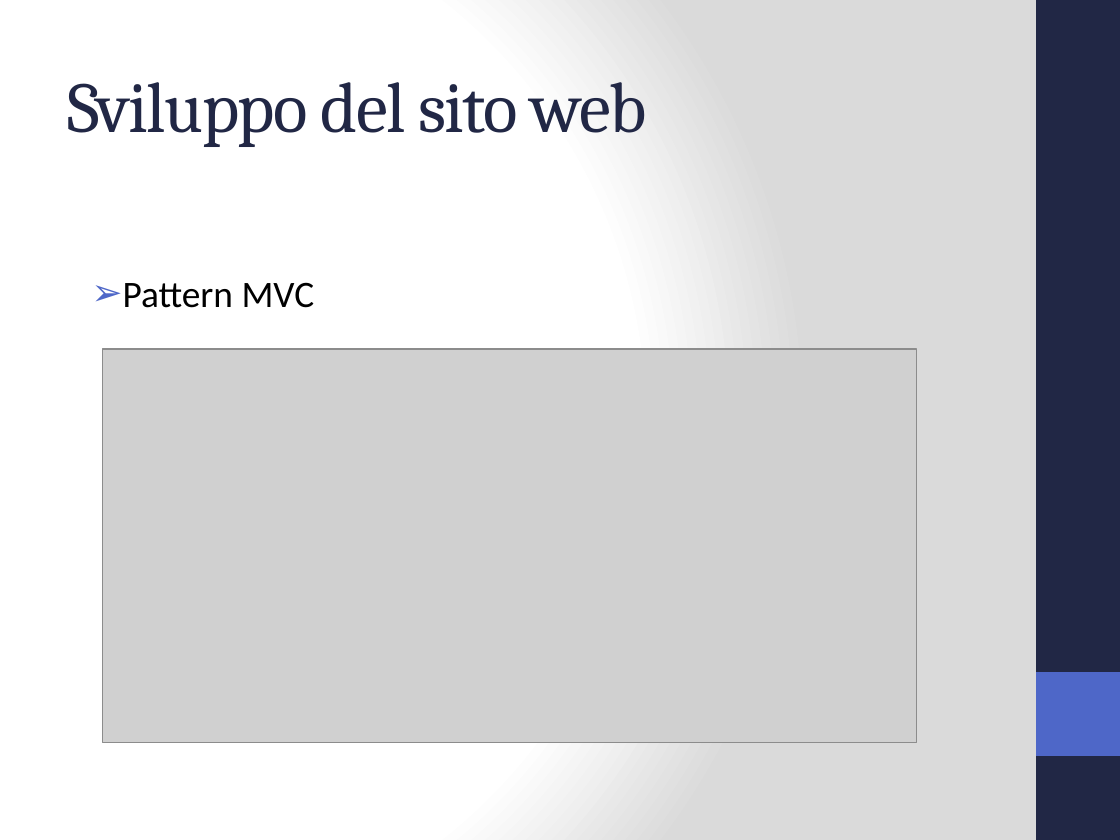
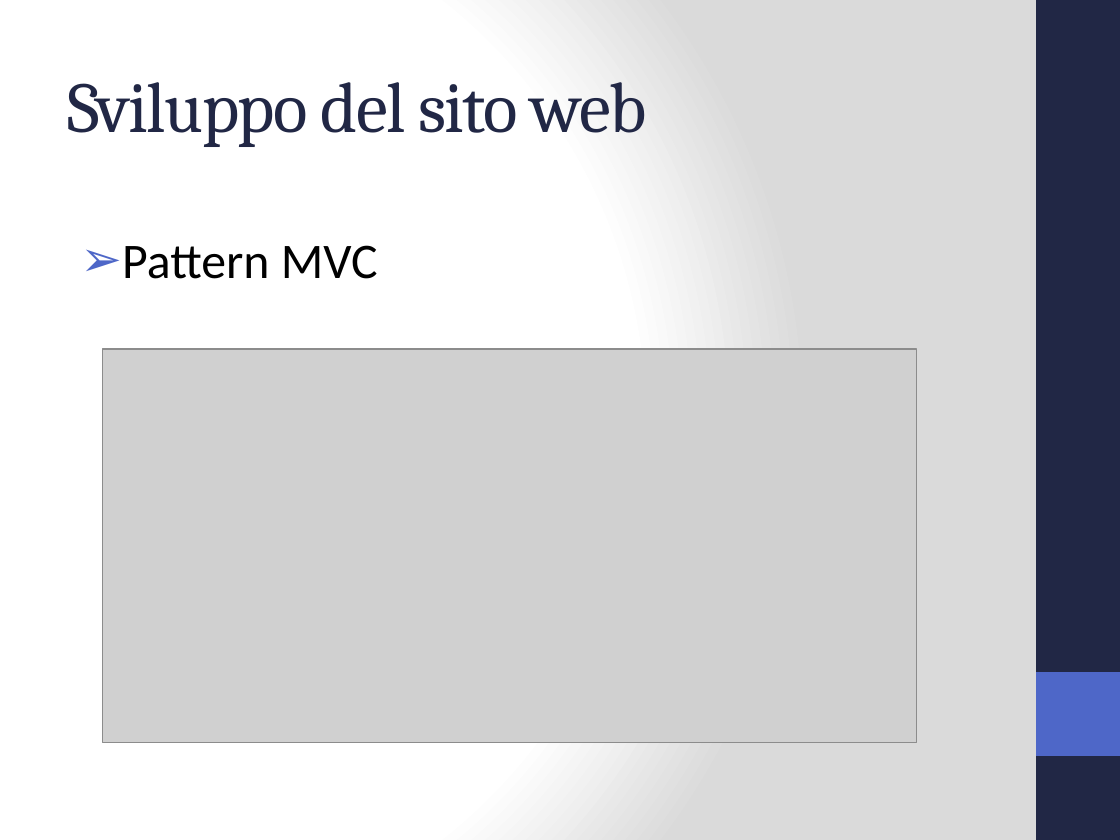
Before and after one commit to Jolsty/SimSim, a slide deck: slide 6 of Tesi_Sistema_Accessi_IoT_Andrei_Ciulpan_872394/presentazione/Sistema Accessi IoT.pptx. Drawn at 1120x840 pixels with LibreOffice and Linux fonts; fonts in the diff are those of the drawing; grey boxes stand for pictures. Boxes give left, top, right and bottom in pixels: in the first picture for what was removed or moved away, otherwise in the second. Text is boxed around its words. In the diff, an @@ line names an element or a change of style, - is before the commit and + after.

```diff
--- a/Tesi_Sistema_Accessi_IoT_Andrei_Ciulpan_872394/presentazione/Sistema Accessi IoT.pptx
+++ b/Tesi_Sistema_Accessi_IoT_Andrei_Ciulpan_872394/presentazione/Sistema Accessi IoT.pptx
@@ text "Pattern MVC": place and size @@
-text "Pattern MVC" at [123,282,315,308]
+text "Pattern MVC" at [122,245,378,279]
@@ text "Pattern MVC" at [122,245,378,279]: size 24 to 32 pt; more space between paragraphs @@
```
Also in this commit, not shown: 7 other slides changed, 3 other files.
